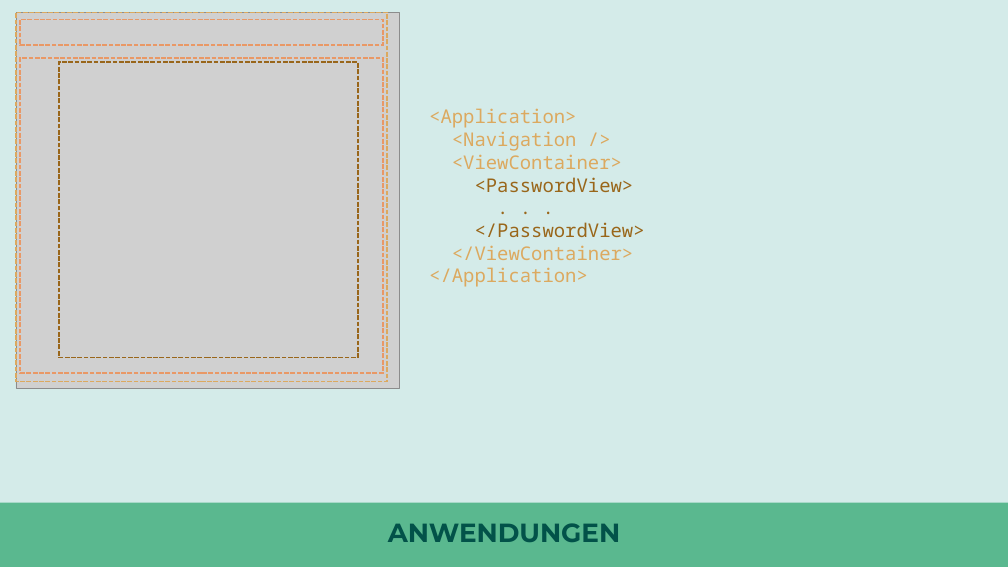
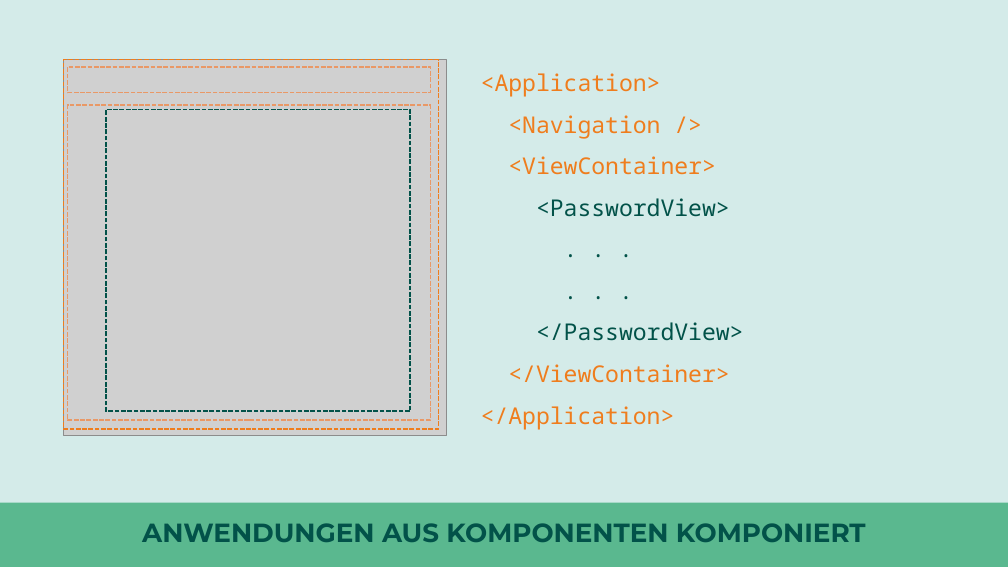
Before and after one commit to nilshartmann/react-talk, a slide deck: slide 11 of react-talk.pptx. Drawn at 1008x567 pixels with LibreOffice and Linux fonts; fonts in the diff are those of the drawing; grey boxes stand for pictures. Boxes give left, top, right and bottom in pixels: in the first picture for what was removed or moved away, otherwise in the second. Text is boxed around its words. In the diff, an @@ line names an element or a change of style, - is before the commit and + after.

```diff
--- a/react-talk.pptx
+++ b/react-talk.pptx
@@ text at [481,73,743,429]: paragraph added @@
+. . .
@@ text "<Application>": place and size @@
-text "<Application>" at [429,108,645,287]
+text "<Application>" at [481,73,743,429]
@@ picture: place and size @@
-picture at [16,12,399,388]
+picture at [64,60,447,436]
@@ rectangle: place and size @@
-rectangle at [16,12,387,381]
+rectangle at [64,60,439,429]
@@ rectangle at [64,60,439,429]: outline #DCA95F 1.5 pt dashed to #EF7D1D 1.5 pt dashed @@
@@ rectangle: place and size @@
-rectangle at [20,20,383,45]
+rectangle at [67,67,430,92]
@@ text at [481,73,743,429]: size 18 to 22 pt; text colour #DCA95F to #EF7D1D in "<Application>", "<Navigation />", "<ViewContainer>", "</ViewContainer>" and 1 more places; text colour #99661A to #025249 in "<PasswordView>", ". . .", "</PasswordView>"; line spacing 1 to 1.5 @@
@@ rectangle: place and size @@
-rectangle at [20,58,383,374]
+rectangle at [67,105,430,420]
@@ rectangle: place and size @@
-rectangle at [59,62,358,358]
+rectangle at [107,110,411,411]
@@ rectangle at [107,110,411,411]: outline #99661A 1.5 pt dashed to #025249 1.5 pt dashed @@
@@ title at [142,523,866,542]: text changed @@
-ANWENDUNGEN
+ANWENDUNGEN AUS KOMPONENTEN KOMPONIERT
```
Also in this commit, not shown: 4 other slides changed, 21 slides added, 1 slide removed, 2 other files.
